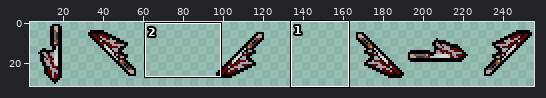
File history of a sprite sheet, resources/gfx/familiar/effect_johnnyknife_h.png. The first picture is a wide view before the edit; the outline marks the close-up.
Close-up. Before:
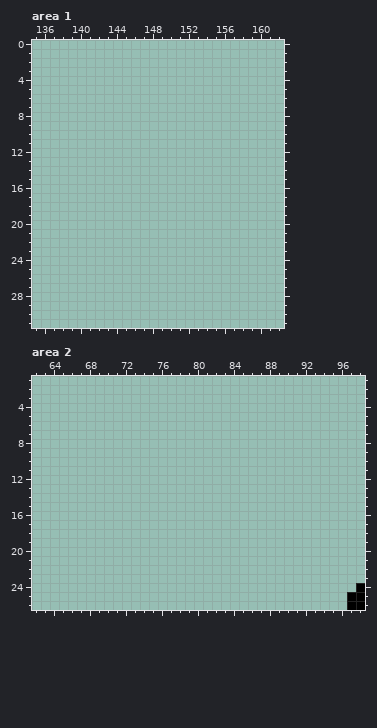
The file is 256x32 pixels. Shown: area 1: x 135..162, y 0..31; area 2: x 62..98, y 1..26. The old version is drawn lined up with the new one. The wide view leaves out empty margins.
New version:
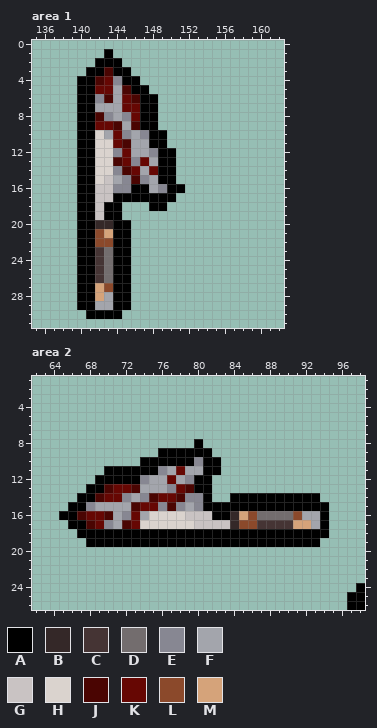
Palette (. is transparent): A #000000  B #342828  C #453434  D #736d6e  E #878792  F #a3a5ac  G #c9c3c3  H #dad3ce  J #4a0502  K #660703  L #8b492b  M #d5a37a
Edits made:
drawings rearranged on the sheet (the old picture shows each at its new place; 2 dropped ones are not shown)
--- area 1
@@ x 138..153 @@
  0 ................
- 1 ................
- 2 ................
- 3 ................
- 4 ................
- 5 ................
- 6 ................
- 7 ................
- 8 ................
- 9 ................
-10 ................
-11 ................
-12 ................
-13 ................
-14 ................
-15 ................
-16 ................
-17 ................
-18 ................
-19 ................
-20 ................
-21 ................
-22 ................
-23 ................
-24 ................
-25 ................
-26 ................
-27 ................
-28 ................
-29 ................
-30 ................
+ 1 .....A..........
+ 2 ....AAA.........
+ 3 ...AAJAA........
+ 4 ..AAJKEAA.......
+ 5 ..AAKKFJAA......
+ 6 ..AAEJFKJAA.....
+ 7 ..AAFFFKKAA.....
+ 8 ..AAJEFEKAA.....
+ 9 ..AAKKJFJAA.....
+10 ..AAHFKEFEAA....
+11 ..AAHHKJFFAA....
+12 ..AAHHEKFFEAA...
+13 ..AAHHJKEKFAA...
+14 ..AAHHEJKFKAA...
+15 ..AAHGFEJEFAA...
+16 ..AAGGEEAAFEAA..
+17 ..AAGGAAAAAAA...
+18 ..AAGAA...AA....
+19 ..AAGAA.........
+20 ..AABBAA........
+21 ..AALMAA........
+22 ..AALLAA........
+23 ..AACDAA........
+24 ..AACDAA........
+25 ..AACDAA........
+26 ..AACDAA........
+27 ..AAMLAA........
+28 ..AAMFAA........
+29 ..AAFFAA........
+30 ...AAAA.........
 31 ................
--- area 2
@@ x 62..98 @@
  7 .....................................
- 8 .....................................
- 9 .....................................
-10 .....................................
-11 .....................................
-12 .....................................
-13 .....................................
-14 .....................................
-15 .....................................
-16 .....................................
-17 .....................................
-18 .....................................
-19 .....................................
+ 8 ..................A..................
+ 9 ..............AAAAAA.................
+10 ............AAAAAAEAA................
+11 ........AAAAAAEFKFFAA................
+12 .......AAAAAEFFKFEAA.................
+13 ......AAJKKJFFFEKJAA.................
+14 .....AAJKKEFEJKKJEEA..AAAAAAAAAA.....
+15 ....AAEFFFFJKKEJEFEAAAAAAAAAAAAAA....
+16 ...AAJKKJFEKFHHHHGGGAABMLDDDDLFFA....
+17 ....AAJKEFJKHHHHHHGGGGBLLCCCCMMFA....
+18 .....AAAAAAAAAAAAAAAAAAAAAAAAAAAA....
+19 ......AAAAAAAAAAAAAAAAAAAAAAAAAA.....
 20 .....................................
Where, in picture pixels (left, top, right, bottom), the same in both close-ups:
added: (77, 49, 185, 319)
added: (59, 439, 329, 547)
